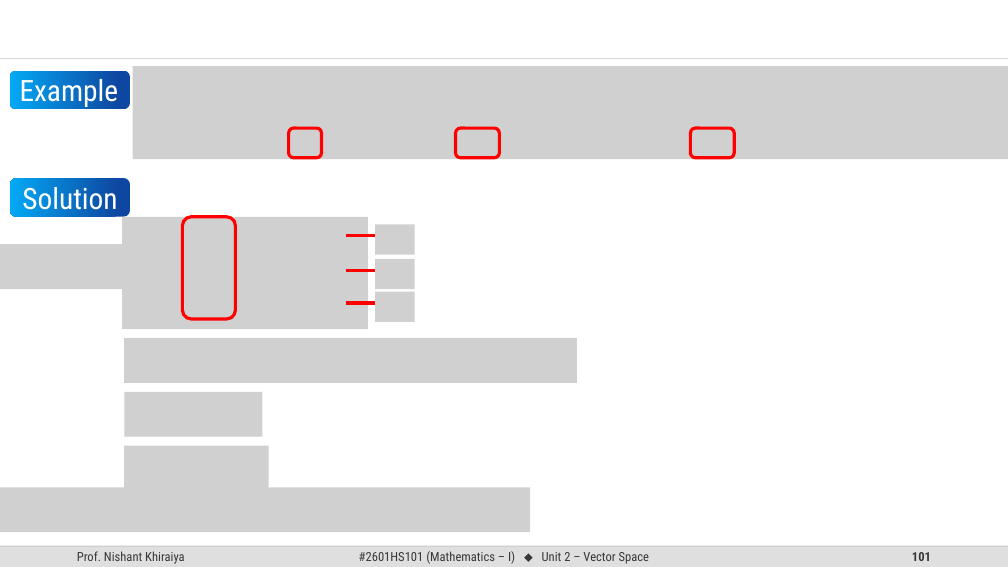
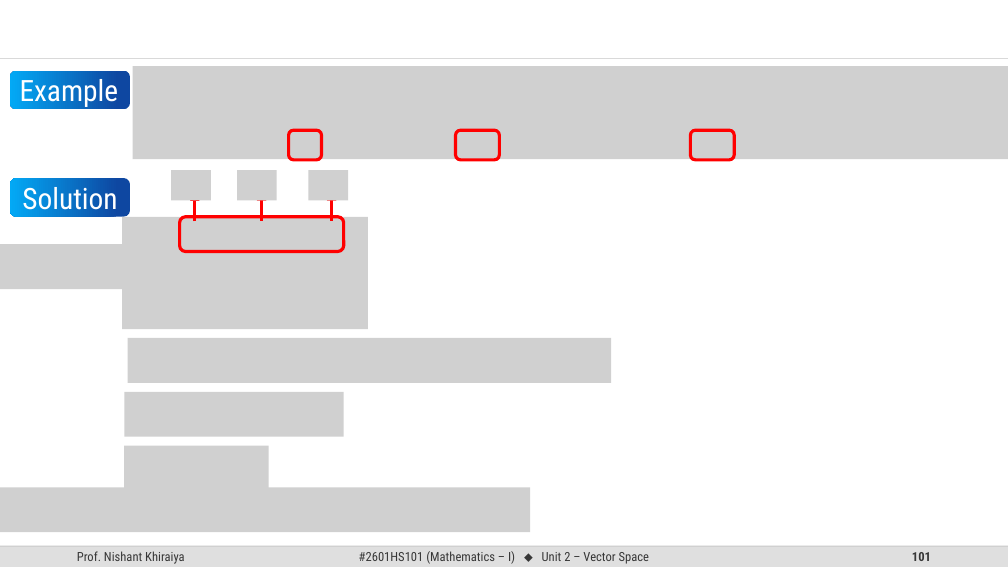
Before and after one commit to SiddharthTrivedi-2009/SEM-1, a slide deck: slide 101 of Material/MATHEMSTICS-1/Vector Space PPT.pptx. Drawn at 1008x567 pixels with LibreOffice and Linux fonts; fonts in the diff are those of the drawing; grey boxes stand for pictures; background and template pictures are left out. Boxes give left, top, right and bottom in pixels: in the first picture for what was removed or moved away, otherwise in the second. Text is boxed around its words. In the diff, an @@ line names an element or a change of style, - is before the commit and + after.

```diff
--- a/Material/MATHEMSTICS-1/Vector Space PPT.pptx
+++ b/Material/MATHEMSTICS-1/Vector Space PPT.pptx
@@ picture added at [172,170,211,200] @@
@@ picture added at [237,170,277,200] @@
@@ picture added at [309,170,348,200] @@
@@ arrow added from (195, 222) to (195, 191), #FF0000 3 pt @@
@@ arrow added from (262, 221) to (262, 191), #FF0000 3 pt @@
@@ arrow added from (332, 221) to (332, 191), #FF0000 3 pt @@
@@ rounded rectangle added at [180,217,344,252], outline #FF0000 3 pt @@
@@ rounded rectangle removed at [182,217,235,319] @@
@@ arrow removed from (346, 236) to (388, 236) @@
@@ picture removed at [375,225,414,255] @@
@@ picture removed at [375,259,414,289] @@
@@ arrow removed from (346, 271) to (388, 271) @@
@@ picture removed at [375,292,414,322] @@
@@ arrow removed from (346, 303) to (388, 303) @@
@@ picture: place and size @@
-picture at [124,338,577,383]
+picture at [128,338,611,383]
@@ picture: place and size @@
-picture at [124,392,262,436]
+picture at [124,392,343,436]
```
Also in this commit, not shown: 86 other slides changed, 5 slides added, 5 slides removed, 34 other files.
